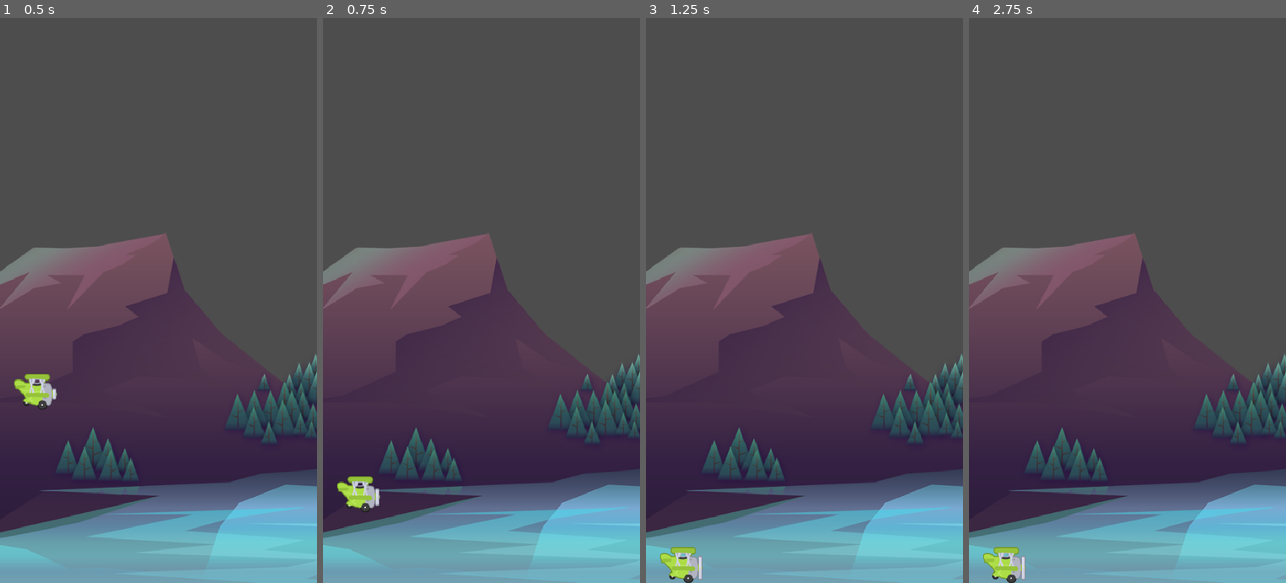
Above: before the commit, frames 1-4 (left to right).
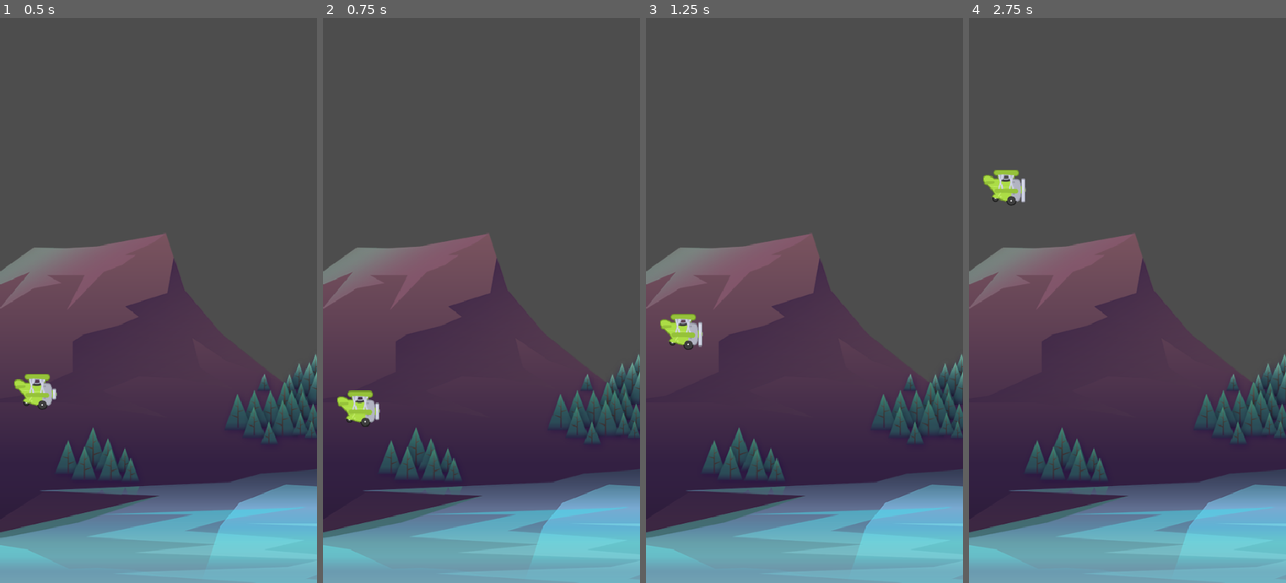
Above: after the commit, the same moments.

Repository: nodrog051/Tappy
Game: Godot game, scene res://Scenes/Game/Game.tscn
Same seed, same stepped clock (60 frames per second), same inputs: the game is played once before the commit and once after it.
Inputs:
- Up to frame 1 (0.5 s): no input
- Up to frame 2 (0.75 s): tap Space (jump, bound only after the commit) at 0.6 s
- Up to frame 3 (1.25 s): tap Space (jump, bound only after the commit) at 0.77, 1.07 s
- Up to frame 4 (2.75 s): tap Space (jump, bound only after the commit) at 1.35, 1.52, 1.82, 2.1 s

Frame 1 is identical in both runs. In frame 2, 1.1% of the frame differs, in the area x 4-18%, y 65-88%; in frame 3, 1.2%, in the area x 4-18%, y 52-100%; in frame 4, 1.2%.

Commit message:
Added Jump

Diff:
--- a/Scenes/Plane/Plane.gd
+++ b/Scenes/Plane/Plane.gd
@@ -1,5 +1,6 @@
 extends CharacterBody2D
 
+const JUMP_POWER: float = -350.0
 var _gravity: float = ProjectSettings.get_setting("physics/2d/default_gravity")
 
 # Called when the node enters the scene tree for the first time.
@@ -13,4 +14,7 @@
 
 func _physics_process(delta: float) -> void:
 	velocity.y += _gravity * delta
+	if Input.is_action_just_pressed("jump") == true:
+		velocity.y = JUMP_POWER
+
 	move_and_slide()
--- a/project.godot
+++ b/project.godot
@@ -26,6 +26,14 @@
 naming/scene_name_casing=1
 naming/script_name_casing=1
 
+[input]
+
+jump={
+"deadzone": 0.2,
+"events": [Object(InputEventKey,"resource_local_to_scene":false,"resource_name":"","device":-1,"window_id":0,"alt_pressed":false,"shift_pressed":false,"ctrl_pressed":false,"meta_pressed":false,"pressed":false,"keycode":0,"physical_keycode":32,"key_label":0,"unicode":32,"location":0,"echo":false,"script":null)
+]
+}
+
 [rendering]
 
 renderer/rendering_method="mobile"
